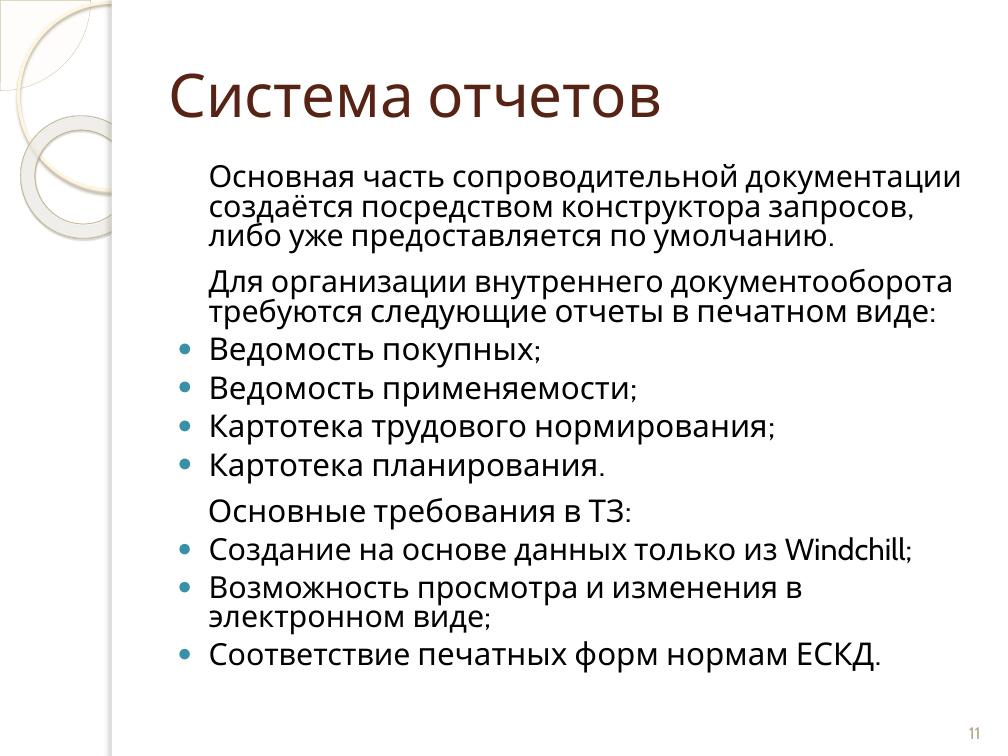
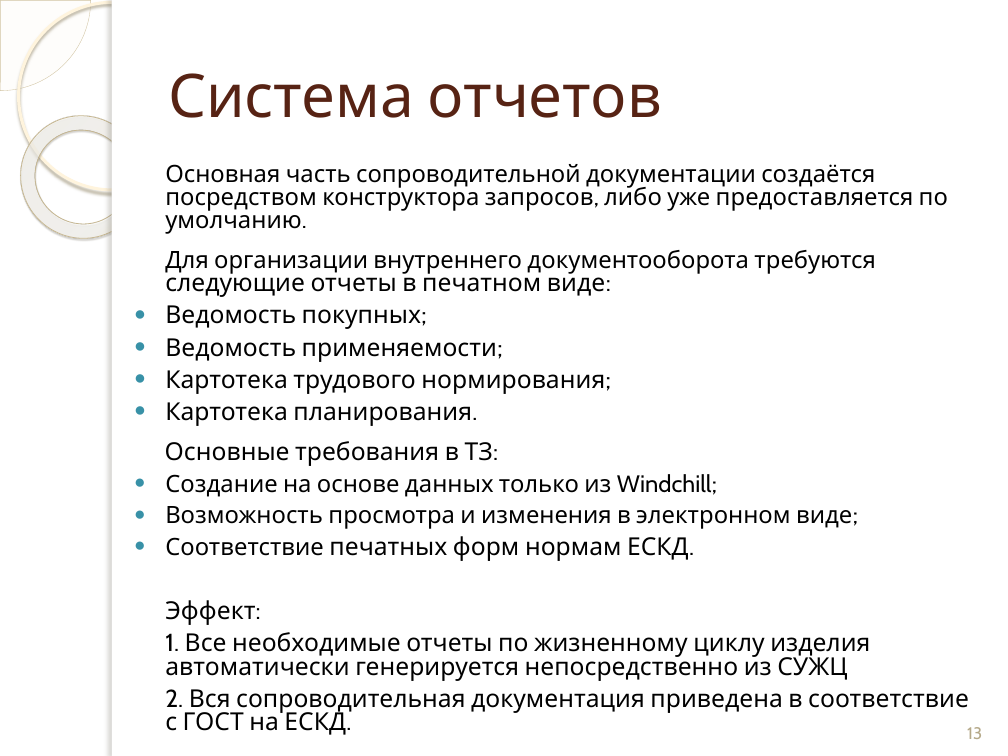
Before and after one commit to andreytemn/university, a slide deck: slide 13 of diplom/Темников презентация к диплому.pptx (slide 11 before the commit). Drawn at 1008x756 pixels with LibreOffice and Linux fonts; fonts in the diff are those of the drawing; background and template pictures are left out. Boxes give left, top, right and bottom in pixels: in the first picture for what was removed or moved away, otherwise in the second. Text is boxed around its words. In the diff, an @@ line names an element or a change of style, - is before the commit and + after.

```diff
--- a/diplom/Темников презентация к диплому.pptx
+++ b/diplom/Темников презентация к диплому.pptx
@@ text "Основная часть сопроводительной документации создаётся ...": place and size @@
-text "Основная часть сопроводительной документации создаётся ..." at [208,164,962,673]
+text "Основная часть сопроводительной документации создаётся ..." at [165,164,969,735]
@@ text at [165,164,948,561]: size 21.7 to 17.1 pt in "Основная часть сопроводительной документации создаётся посре ...", "Для организации внутреннего документооборота требуются", "Создание на основе данных только из Windchill;", "Возможность просмотра и изменения в электронном виде;" and 1 more places; size 22.4 to 17.6 pt in "следующие отчеты в печатном виде:", "Ведомость покупных;", "Ведомость применяемости;", "Картотека трудового нормирования;" and 3 more places @@
@@ text at [165,600,969,735]: paragraphs added @@
+Эффект:
+1. Все необходимые отчеты по жизненному циклу изделия автоматически генерируется непосредственно из СУЖЦ
+2. Вся сопроводительная документация приведена в соответствие с ГОСТ на ЕСКД.
@@ page number at [967,727,982,739]: text changed @@
-11
+13
```
Also in this commit, not shown: 7 other slides changed, 3 slides added, 3 other files.
